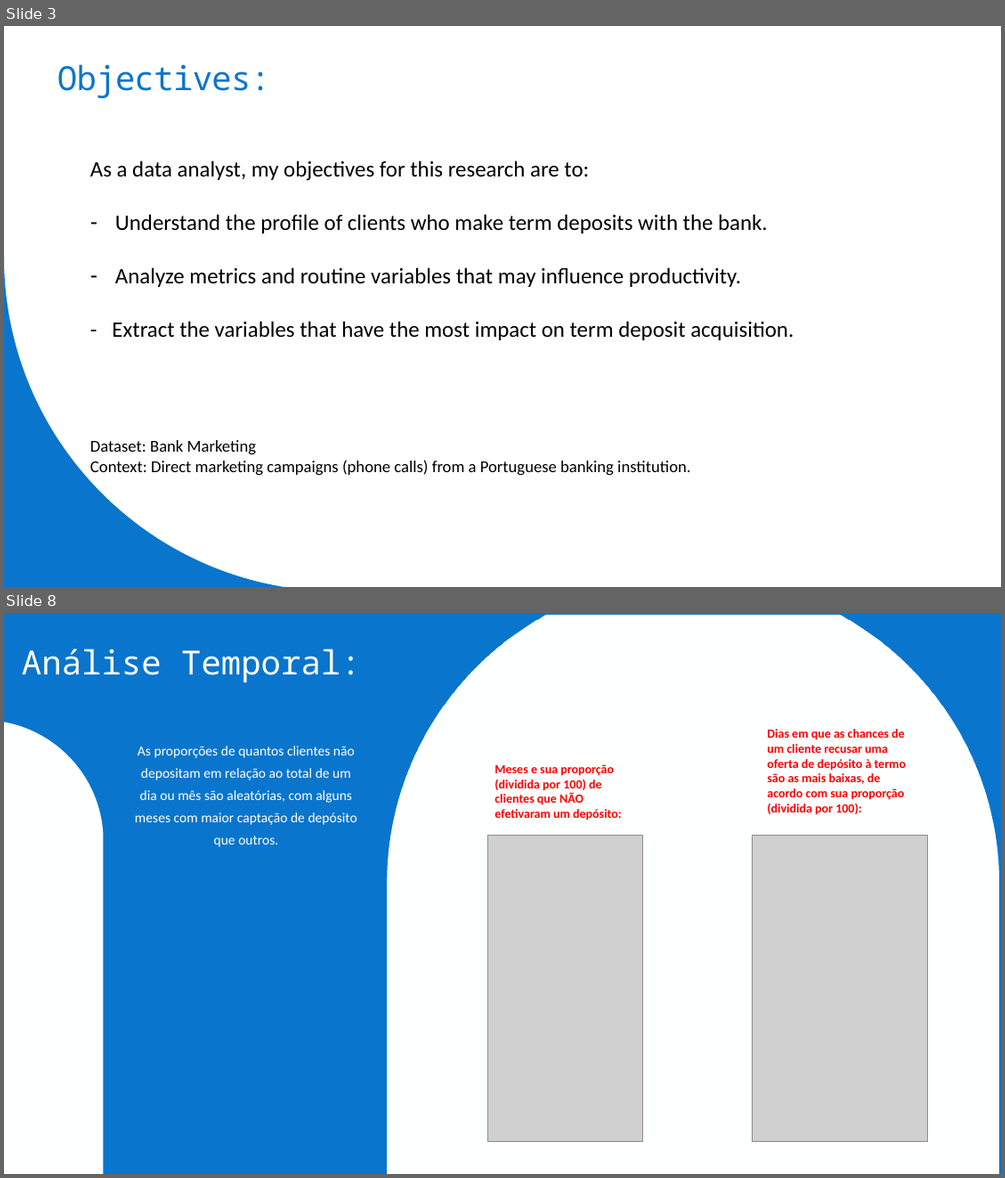
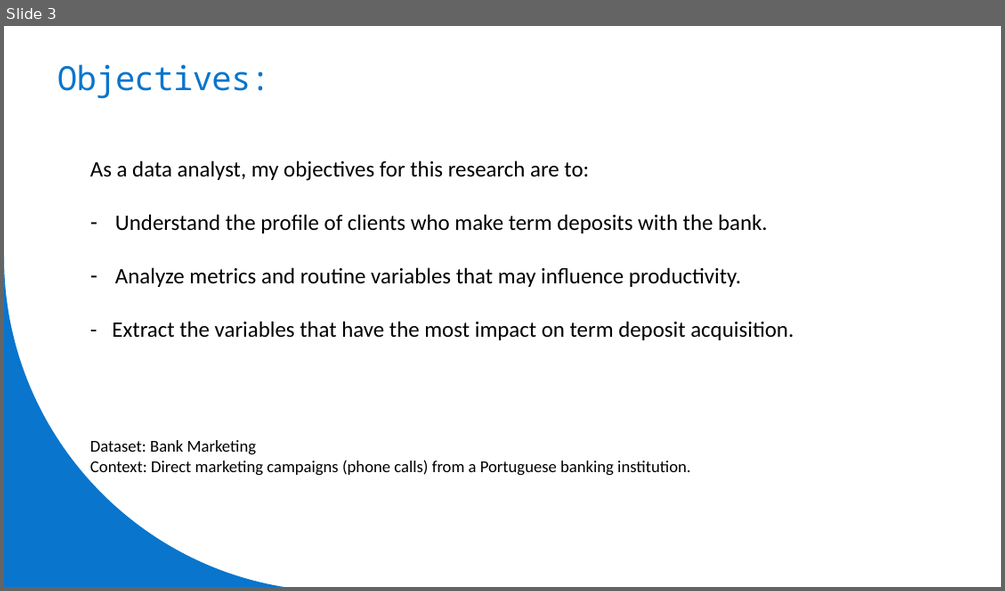
Before and after one commit to lippo1/bank-marketing-analysis, a slide deck: files en-us/presentation-en-us.pptx. Shown one above the other, each under a label of ours: slides 3 and 8 before the commit, slide 3 after it; the slides between them are not shown. The pictures are 1005x1178 and 1005x591 pixels, drawn with LibreOffice and Linux fonts; fonts in the diff are those of the drawing; grey boxes stand for pictures. Boxes give left, top, right and bottom in pixels: in the first picture for what was removed or moved away, otherwise in the second. Text is boxed around its words. In the diff, an @@ line names an element or a change of style, - is before the commit and + after.

```diff
--- a/files en-us/presentation-en-us.pptx
+++ b/files en-us/presentation-en-us.pptx
@@ slide 8 removed at bbox=[4, 613, 1001, 1174], background #FFFFFF @@
@@ freeform shape removed at bbox=[4, 613, 1001, 1174] @@
@@ freeform shape removed at bbox=[387, 615, 999, 1174] @@
@@ title removed at bbox=[22, 649, 361, 682] @@
-Análise Temporal:
@@ freeform shape removed at bbox=[4, 722, 103, 1174] @@
@@ text removed at bbox=[135, 746, 357, 847] @@
-As proporções de quantos clientes não depositam em relação ao total de um dia ou mês são aleatórias, com alguns meses com maior captação de depósito que outros.
@@ text removed at bbox=[767, 729, 906, 815] @@
-Dias em que as chances de um cliente recusar uma oferta de depósito à termo são as mais baixas, de acordo com sua proporção (dividida por 100):
@@ text removed at bbox=[494, 764, 622, 820] @@
-Meses e sua proporção (dividida por 100) de clientes que NÃO efetivaram um depósito:
@@ picture removed at bbox=[488, 835, 642, 1142] @@
@@ picture removed at bbox=[752, 835, 927, 1142] @@
```
Also in this commit, not shown: 3 slides changed, 6 slides added, 5 other slides removed.
